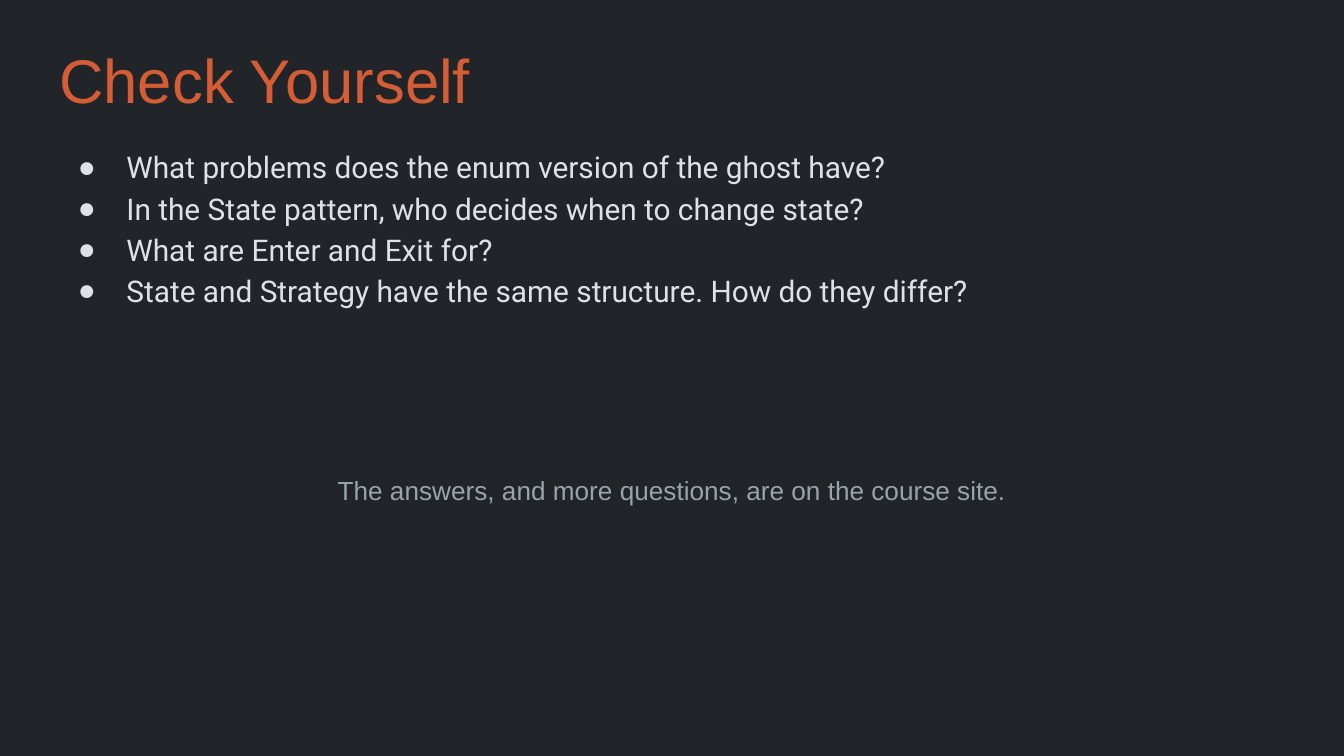
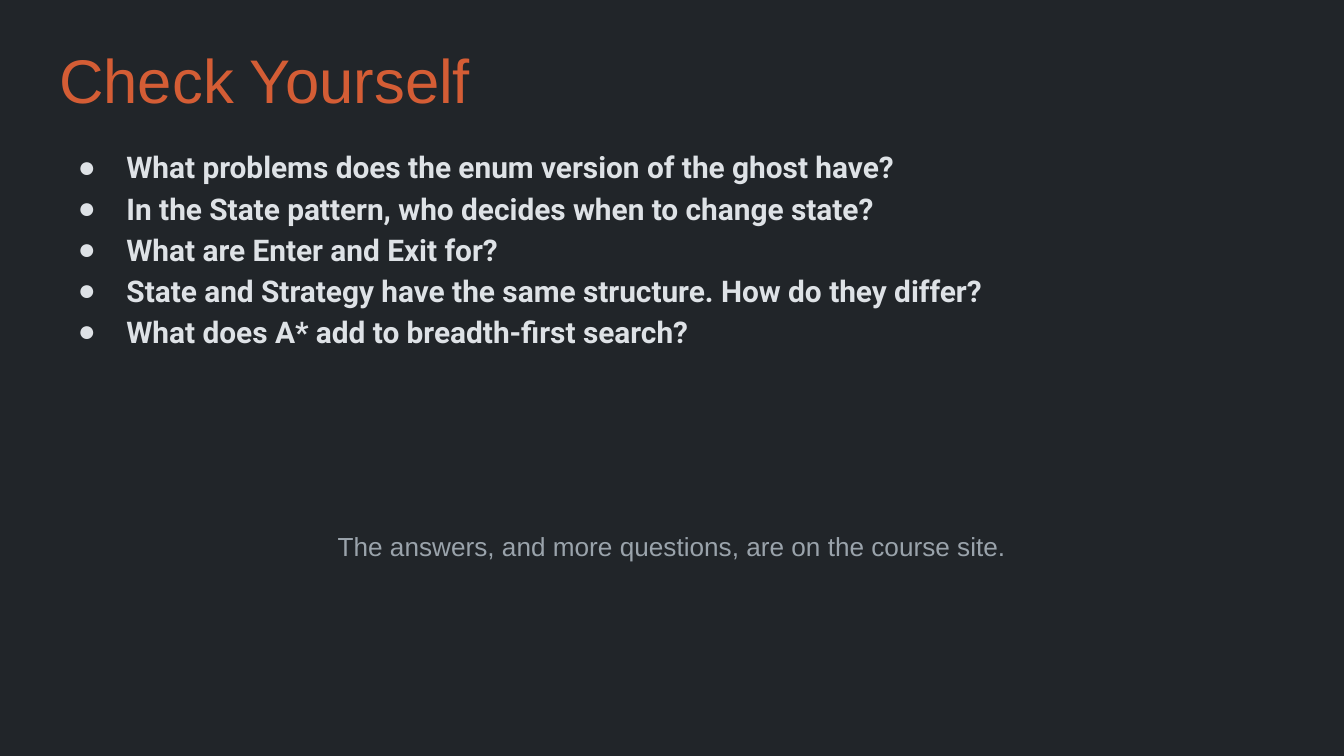
Before and after one commit to Metamate/gar, a slide deck: slide 36 of slides/05 Pac-Man.pptx (slide 30 before the commit). Drawn at 1344x756 pixels with LibreOffice and Linux fonts; fonts in the diff are those of the drawing. Boxes give left, top, right and bottom in pixels: in the first picture for what was removed or moved away, otherwise in the second. Text is boxed around its words. In the diff, an @@ line names an element or a change of style, - is before the commit and + after.

```diff
--- a/slides/05 Pac-Man.pptx
+++ b/slides/05 Pac-Man.pptx
@@ text at (126, 155, 981, 309): bold on in "What problems does the enum version of ...", "In the State pattern, who decides when ...", "What are Enter and Exit for?", "State and Strategy have the same structure. ..." @@
@@ text at (126, 320, 688, 344): paragraph added @@
+● What does A* add to breadth-first search?
@@ text "The answers, and more questions, ...": place and size @@
-text "The answers, and more questions, ..." at (338, 481, 1005, 506)
+text "The answers, and more questions, ..." at (338, 537, 1005, 562)
```
Also in this commit, not shown: 6 other slides changed, 6 slides added, 3 other files.
